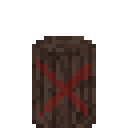
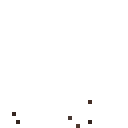
Before/after of a 128×128 layered artwork. What changed in the layer stack:
showed "5" over (x1=12, y1=100, x2=92, y2=128)
hid "1" over (x1=32, y1=36, x2=96, y2=128)
